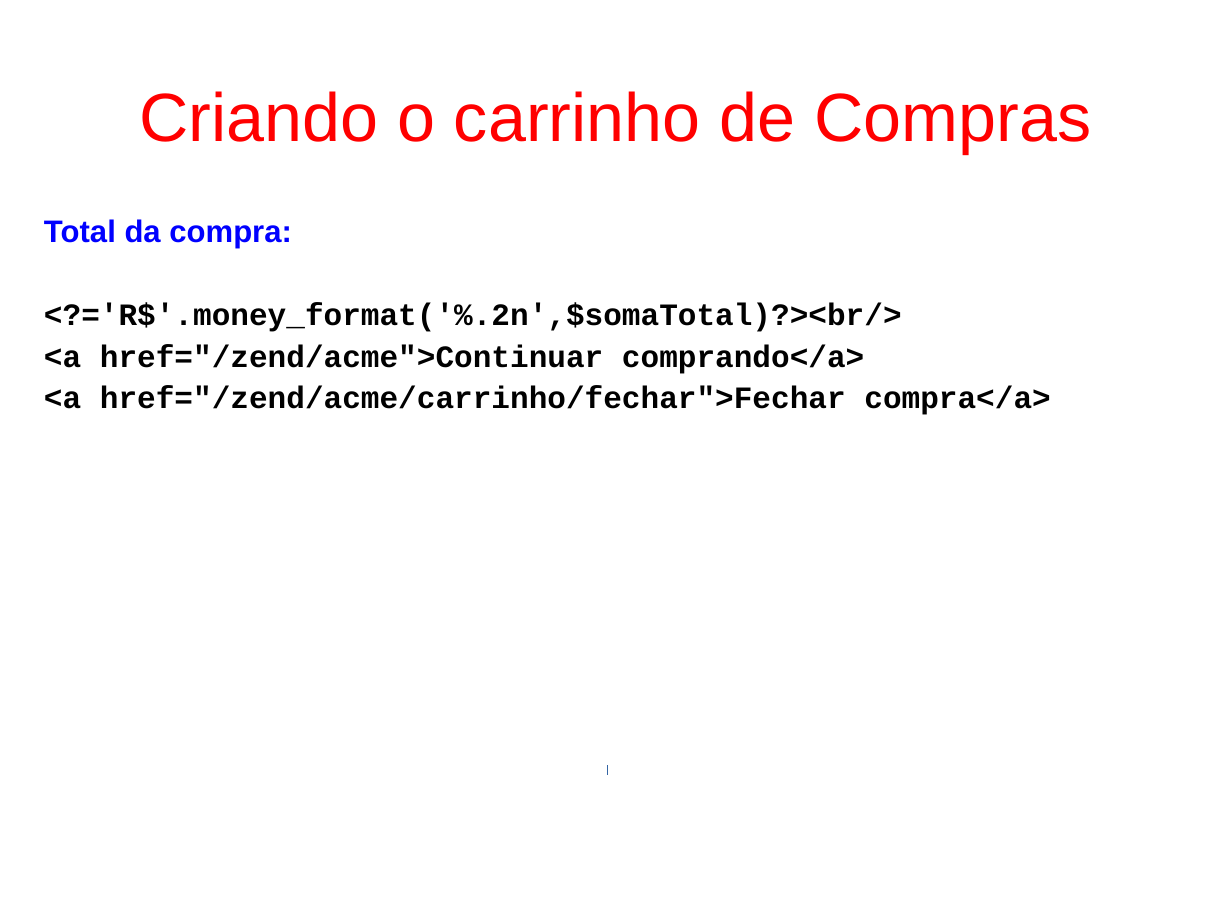
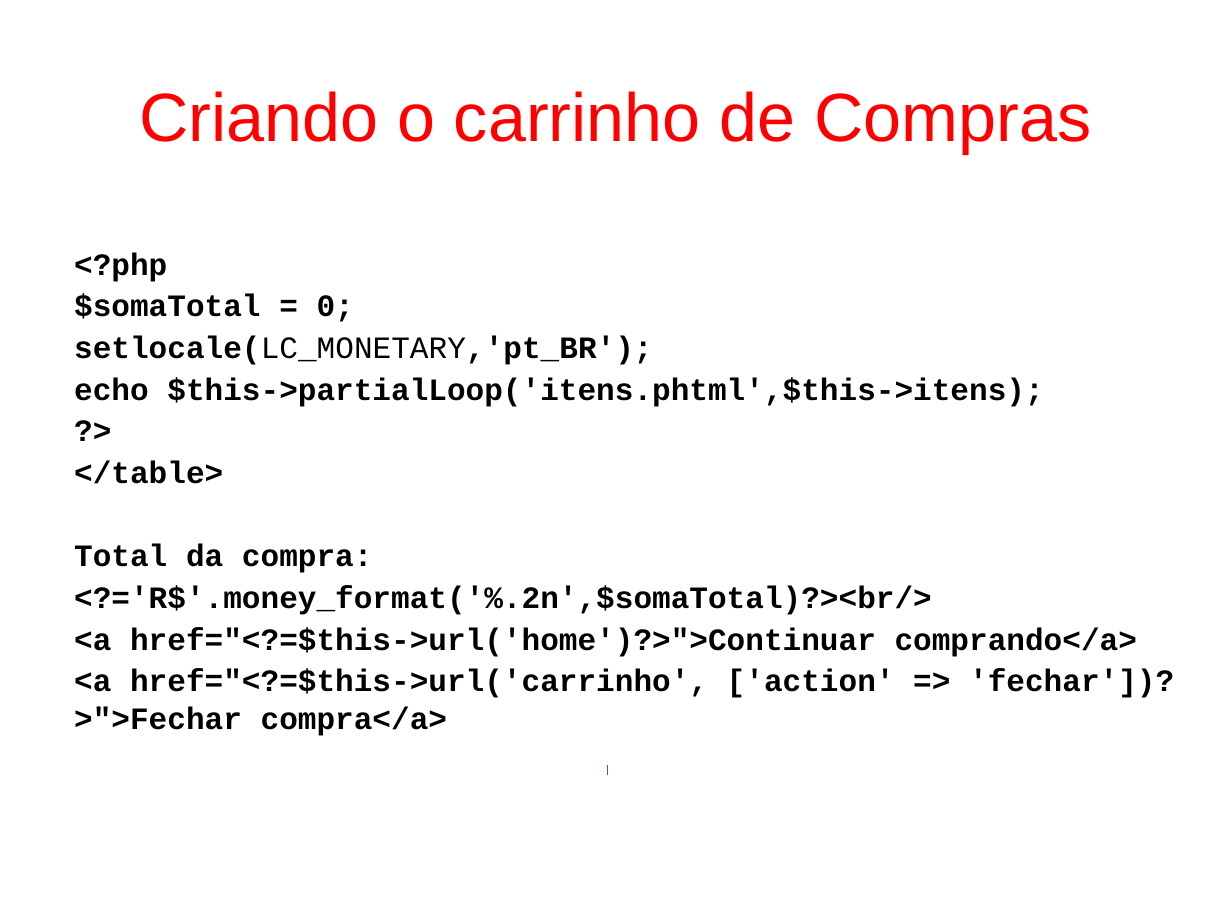
Before and after one commit to fgsl/lojasacme, a slide deck: slide 85 of docs/tutorial.odp (slide 89 before the commit). Drawn at 1232x924 pixels with LibreOffice and Linux fonts; fonts in the diff are those of the drawing. Boxes give left, top, right and bottom in pixels: in the first picture for what was removed or moved away, otherwise in the second. Text is boxed around its words. In the diff, an @@ line names an element or a change of style, - is before the commit and + after.

```diff
--- a/docs/tutorial.odp
+++ b/docs/tutorial.odp
@@ text "<?php": place and size @@
-text "<?php" at bbox=[44, 219, 1050, 415]
+text "<?php" at bbox=[74, 252, 1174, 736]
@@ text at bbox=[74, 252, 1043, 484]: paragraphs added @@
+<?php
+$somaTotal = 0;
+setlocale(LC_MONETARY,'pt_BR');
+echo $this->partialLoop('itens.phtml',$this->itens);
+?>
+</table>
@@ text at bbox=[74, 544, 372, 573]: font Arial to Courier New, text colour #0000FF to #000000 in "Total da compra:" @@
@@ text at bbox=[74, 627, 1174, 736]: text changed @@
-<a href="/zend/acme">Continuar comprando</a>
-<a href="/zend/acme/carrinho/fechar">Fechar compra</a>
+<a href="<?=$this->url('home')?>">Continuar comprando</a>
+<a href="<?=$this->url('carrinho', ['action' => 'fechar'])?>">Fechar compra</a>
```
Also in this commit, not shown: 2 other slides changed, 4 slides removed, 3 other files.
